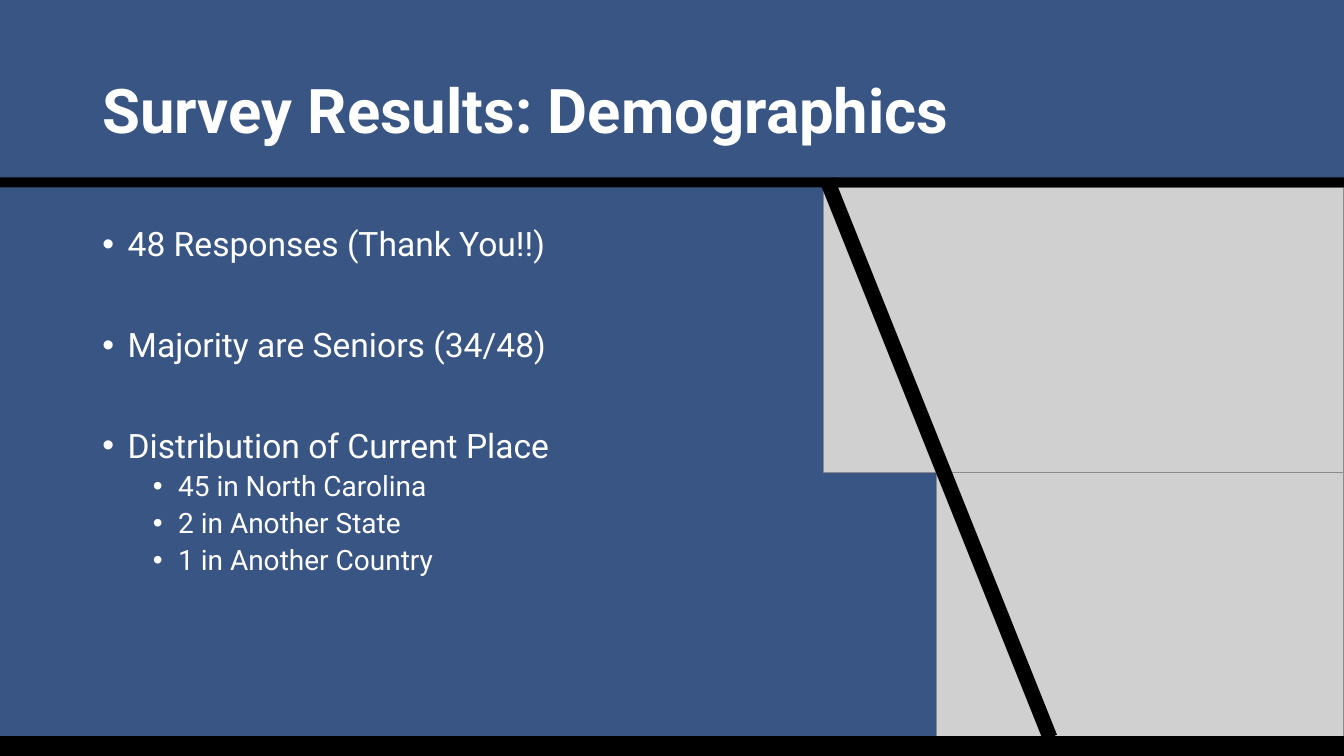
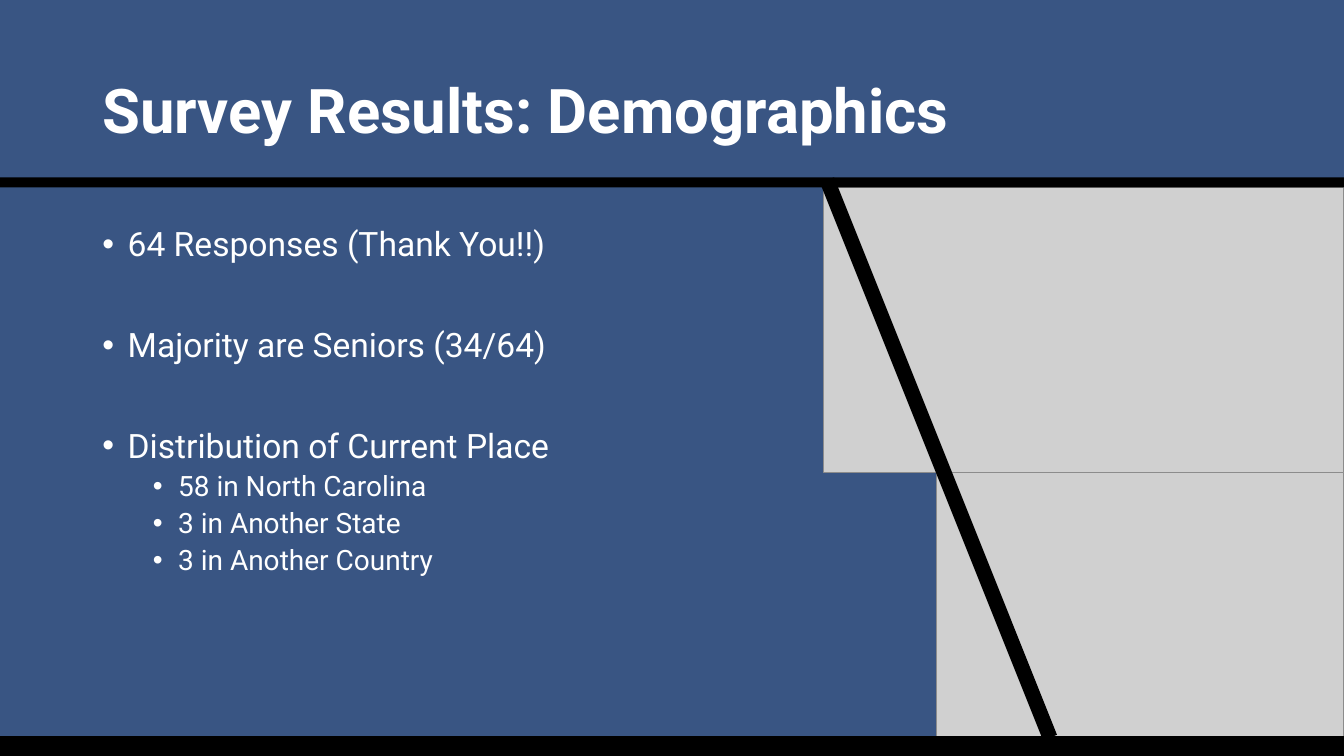
Before and after one commit to SuperMarioGiacomazzo/STOR538_WEBSITE, a slide deck: slide 3 of Slides/Sports Analytics 1/Sports_Analytics_1_Lecture.pptx. Drawn at 1344x756 pixels with LibreOffice and Linux fonts; fonts in the diff are those of the drawing; grey boxes stand for pictures. Boxes give left, top, right and bottom in pixels: in the first picture for what was removed or moved away, otherwise in the second. Text is boxed around its words. In the diff, an @@ line names an element or a change of style, - is before the commit and + after.

```diff
--- a/Slides/Sports Analytics 1/Sports_Analytics_1_Lecture.pptx
+++ b/Slides/Sports Analytics 1/Sports_Analytics_1_Lecture.pptx
@@ text at bbox=[128, 229, 546, 365]: text changed @@
-• 48 Responses (Thank You!!)
-• Majority are Seniors (34/48)
+• 64 Responses (Thank You!!)
+• Majority are Seniors (34/64)
@@ text at bbox=[178, 475, 433, 576]: text changed @@
-  • 45 in North Carolina
-  • 2 in Another State
-  • 1 in Another Country
+  • 58 in North Carolina
+  • 3 in Another State
+  • 3 in Another Country
```
Also in this commit, not shown: 1 other slide changed, 12 other files.
